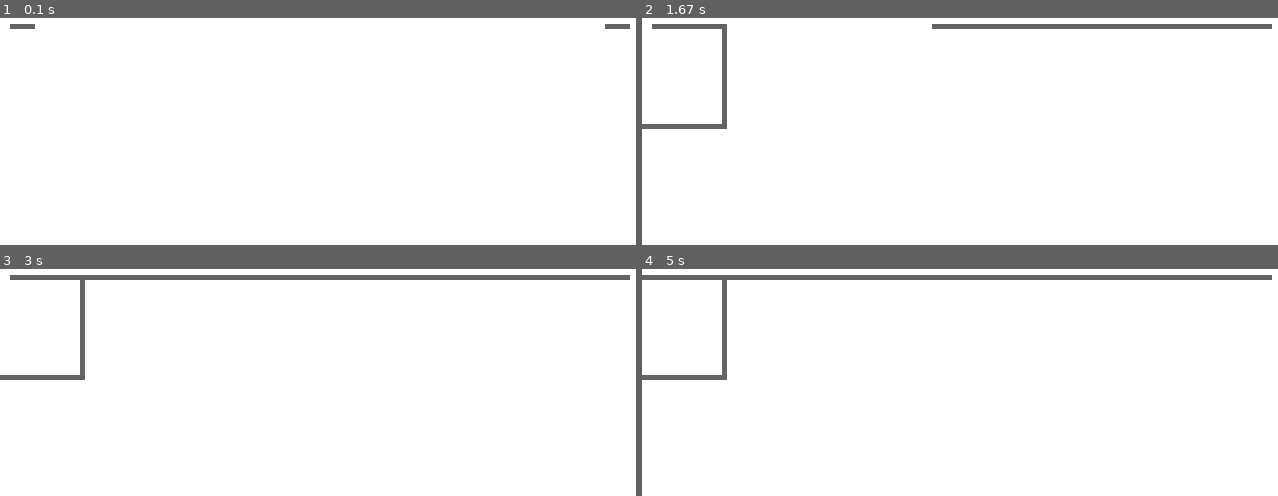
Above: before the commit, frames 1-4 (two rows, left to right).
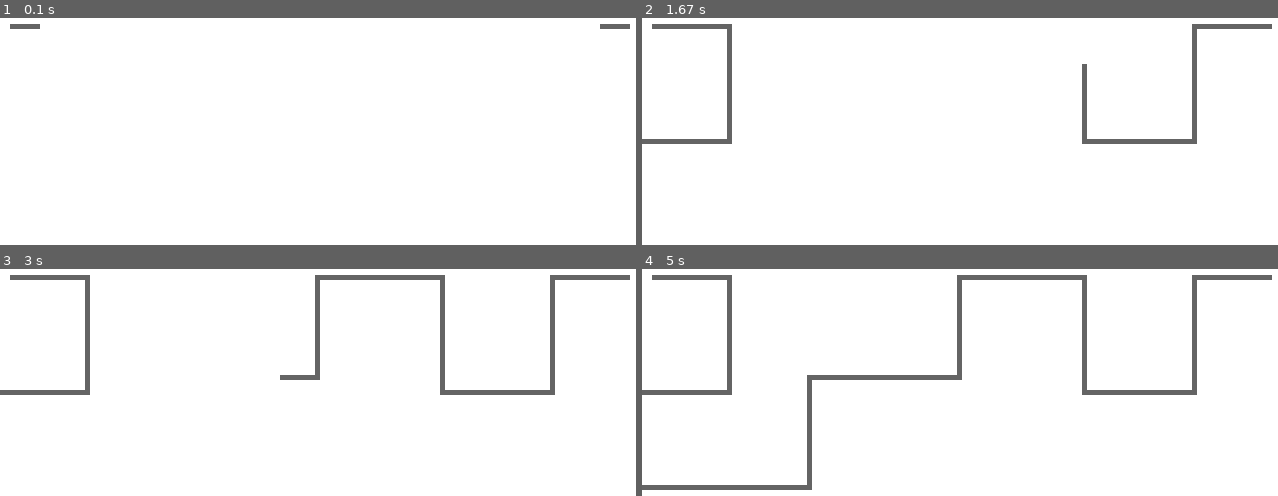
Above: after the commit, the same moments.

Repository: matgrioni/Tron
Game: pygame game, started from src/main.py
Same seed, same stepped clock (60 frames per second), same inputs: the game is played once before the commit and once after it. The source is Python 2; it was converted automatically to run under Python 3.
Inputs (mouse positions are in pixels of both pictures, inside the frame that each line leads up to):
- Up to frame 1 (0.1 s): no input
- Up to frame 2 (1.67 s): hold A 0.33-0.8 s; hold Right 0.33-0.8 s; move the mouse to (940, 45) at 0.37 s; hold Right 0.83-1.3 s; hold D 0.83-1.3 s; move the mouse to (outside the picture) at 0.87 s; hold Right from 1.33 s (still down); hold D from 1.33 s (still down); move the mouse to (807, 27) at 1.37 s
- Up to frame 3 (3 s): release Right at 1.8 s; release D at 1.8 s; hold Left 1.83-2.37 s; hold A 1.83-2.37 s; move the mouse to (outside the picture) at 1.87 s; hold Left 2.4-2.8 s; hold A 2.4-2.8 s; move the mouse to (outside the picture) at 2.43 s; hold Right from 2.83 s (still down); hold D from 2.83 s (still down); move the mouse to (394, 316) at 2.87 s
- Up to frame 4 (5 s): release Right at 3.47 s; release D at 3.47 s; hold Left 3.5-3.97 s; hold A 3.5-3.97 s; move the mouse to (outside the picture) at 3.53 s; hold Right 4-4.47 s; hold D 4-4.47 s; move the mouse to (outside the picture) at 4.03 s

The runs differ from the first frame. In frame 1, less than 0.1% of the frame differs, in the area x 5-96%, y 2-5%; in frame 2, 3.3%; in frame 3, 4.1%; in frame 4, 5.5%, in the area x 0-88%, y 2-98%.

Commit message:
Added controls for player 2 and collision detection

Diff:
--- a/src/main.py
+++ b/src/main.py
@@ -17,54 +17,54 @@
     def __init__(self, size=(640, 480)):
         super(Game, self).__init__(size)
 
-        self.turning = False
+        self.p1 = LineRider(10, size[1] / 2, Direction.RIGHT)
+        self.p2 = LineRider(size[0] - 15, size[1] / 2, Direction.LEFT)
 
-        self.p1 = LineRider(10, 240, Direction.RIGHT)
-        self.p2 = LineRider(625, 240, Direction.LEFT)
+        self.alive = {self.p1: 1, self.p2: 1}
 
-        # Add the necessary callbacks for the movement
-        # of the players.
-        self.addEventCallback((KEYDOWN, (K_RIGHT, K_LEFT)), self._dirKeydown)
-        self.addEventCallback((KEYUP, (K_RIGHT, K_LEFT)), self._dirKeyup)
-        self.addEventCallback((KEYDOWN, K_RIGHT), self._p1TurnRight)
-        self.addEventCallback((KEYDOWN, K_LEFT), self._p1TurnLeft)
+        # Add callbacks for moving the players.
+        self.addEventCallback((KEYDOWN, (K_RIGHT, K_LEFT)), self._p1DirKeydown)
+        self.addEventCallback((KEYUP, (K_RIGHT, K_LEFT)), self._p1DirKeyup)
+
+        self.addEventCallback((KEYDOWN, (K_a, K_d)), self._p2DirKeydown)
+        self.addEventCallback((KEYUP, (K_a, K_d)), self._p2DirKeyup)
 
     # Simply move each player along as needed
     def update(self):
         self.p1.update()
         self.p2.update()
 
+        self.alive[self.p1] = not self.p1.collides(self.p2)
+        self.alive[self.p2] = not self.p2.collides(self.p1)
+
     def draw(self):
         self.p1.draw(self.screen)
         self.p2.draw(self.screen)
 
-    def _p1TurnRight(self, event):
-        if not self.turning:
+        if self.alive[self.p1] == 0 or self.alive[self.p2] == 0:
+            self.quit()
+
+    def _p1DirKeydown(self, event):
+        if event.key == K_RIGHT:
             self.p1.turnRight()
-
-    def _p1TurnLeft(self, event):
-        if not self.turning:
+        elif event.key == K_LEFT:
             self.p1.turnLeft()
 
-    def _p2TurnRight(self, event):
-        if not self.turning:
+        self.p1.turnable = False
+
+    def _p1DirKeyup(self, event):
+        self.p1.turnable = True
+
+    def _p2DirKeydown(self, event):
+        if event.key == K_d:
             self.p2.turnRight()
+        elif event.key == K_a:
+            self.p2.turnLeft()
 
-    def _p2TurnLeft(self, event):
-        if not self.turning:
-            self.p2.turnRight()
-
-    # These methods are called when a key to turn the line
-    # riders are moved, so that we can keep track of each
-    # event as it happens. This way the riders don't turn
-    # more than once per keypress.
-    def _dirKeydown(self, event):
-        self.turning = True
-
-    def _dirKeyup(self, event):
-        self.turning = False
+    def _p2DirKeyup(self, event):
+        self.p2.turnable = True
 
 # If this is the main program, run the game at 60 fps
 if __name__ == "__main__":
     g = Game()
-    g.execute(40)
+    g.execute(45)
